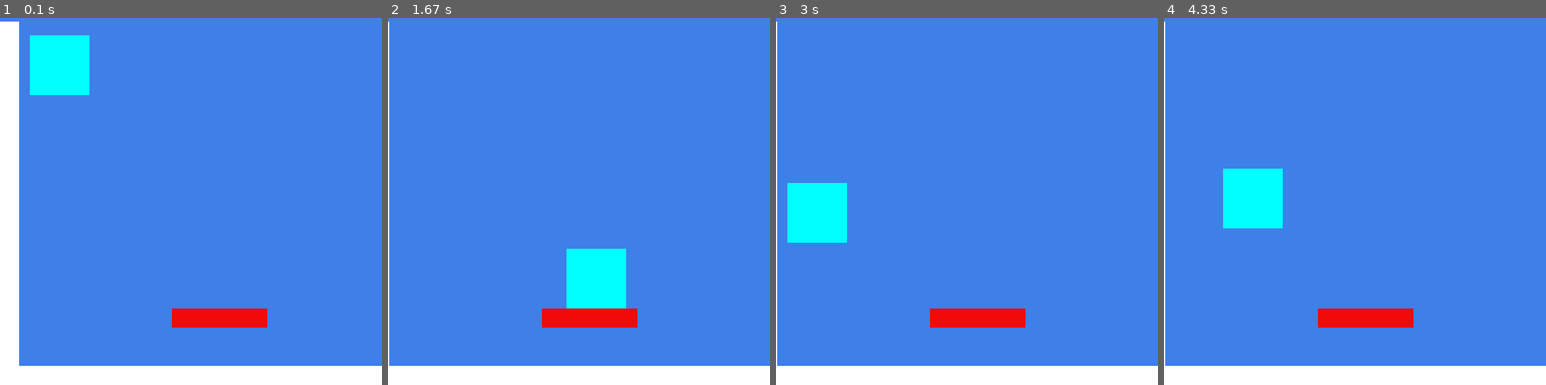
Above: before the commit, frames 1-4 (left to right).
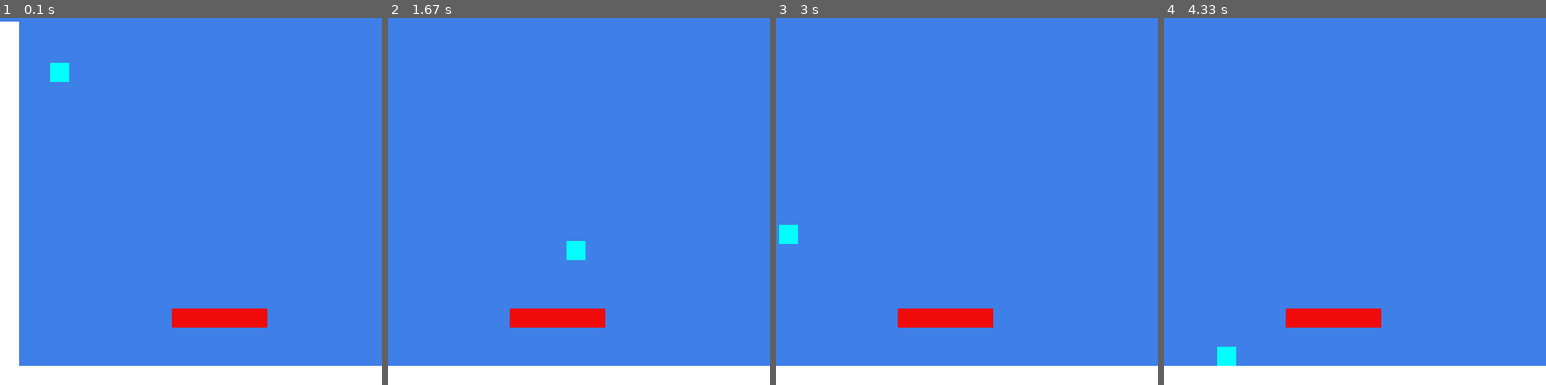
Above: after the commit, the same moments.

Repository: DigitalMiguel/WIT1-PyGame
Game: pygame game, started from platformer.py
The game is run twice, just before and just after one commit, with the same random seed, the same clock (stepped at 60 frames per second) and the same inputs.
Inputs:
- Up to frame 1 (0.1 s): no input
- Up to frame 2 (1.67 s): hold Right 0.33-0.8 s; hold Up 0.83-1.13 s; hold Right 1.17-1.63 s
- Up to frame 3 (3 s): hold Left 1.67-2.2 s; hold Left 2.23-2.63 s; hold Up from 2.67 s (still down)
- Up to frame 4 (4.33 s): release Up at 3.03 s; hold Right 3.07-3.7 s; hold Left 3.73-4.2 s; hold Right from 4.23 s (still down)

The runs differ from the first frame. In frame 1, 2.3% of the frame differs, in the area x 7-24%, y 4-22%; in frame 2, 3.7%; in frame 3, 3.7%; in frame 4, 4.0%, in the area x 0-66%, y 0-95%.

Commit message:
7/9 player changes

Diff:
--- a/gameObjects.py
+++ b/gameObjects.py
@@ -10,13 +10,16 @@
     start_x = 100
     start_y = 100
 
+    # Positions of death
+    die_x = 0
+
     localWalls = pygame.sprite.Group()
 
     def __init__(self, screen):
         # Lets us use sprites
         pygame.sprite.Sprite.__init__(self)
-        self.image = pygame.Surface((100,100))
-        pygame.draw.rect(screen, (255,255,255), (150,150,100,100) )
+        self.image = pygame.Surface((32,32))
+        pygame.draw.rect(screen, (255,255,255), (150,150,32,32) )
         self.image.fill((0,255,255))
         self.rect = self.image.get_rect()
 
@@ -53,7 +56,12 @@
                 wall.rect.x -= self.change_x
                 self.rect.x = 299
 
+        if self.rect.x <= 0:
+            self.rect.x = 0
+
         if self.rect.y > 640 :
+            # Save position of death
+            self.die_x = self.rect.x
             # Respawn / Reset
             self.rect.center = (self.start_x,self.start_y)
             # Reset the position of all the walls
@@ -61,18 +69,20 @@
                 wall.reset()
 
 
+
+
     def calcGrav(self):
 
         if self.change_y == 0:
-            self.change_y = 2
+            self.change_y = 3
         else :
             self.change_y = self.change_y + .8
 
     def goLeft(self):
-        self.change_x = -10
+        self.change_x = -7
 
     def goRight(self):
-        self.change_x = 10
+        self.change_x = 7
 
     def jump(self):
         # Test if there's anything below us
@@ -81,7 +91,7 @@
         self.rect.y -= 2
         # if something is below us, then jump
         if len(wallHitList) > 0:
-            self.change_y = -25
+            self.change_y = -20
 
     def stop(self):
         self.change_x = 0
--- a/platformer.py
+++ b/platformer.py
@@ -4,7 +4,7 @@
 from gameObjects import Wall
 
 running = True
-FPS = 30
+FPS = 45
 BLACK = (0,0,0)
 SWEDISH_BLUE = (62, 127, 232)
 SWEDISH_YELLOW = (254, 204, 0)
@@ -22,6 +22,11 @@
 screen.fill(SWEDISH_BLUE)
 # Keeps track of game clock
 clock = pygame.time.Clock()
+
+# Start timer
+start_ticks=pygame.time.get_ticks()
+timer = 0
+
 # Create player
 player = Player(screen)
 # Create a list to hold all sprites
@@ -77,6 +82,8 @@
 while running :
     # Set the game speed
     clock.tick(FPS)
+    # Track time spent in game
+    timer = (pygame.time.get_ticks() - start_ticks)/1000
 
     # Wipe screen
     screen.fill(SWEDISH_BLUE)
@@ -115,4 +122,6 @@
 
     # End of while loop
 
+print(timer)
+
 pygame.quit()
